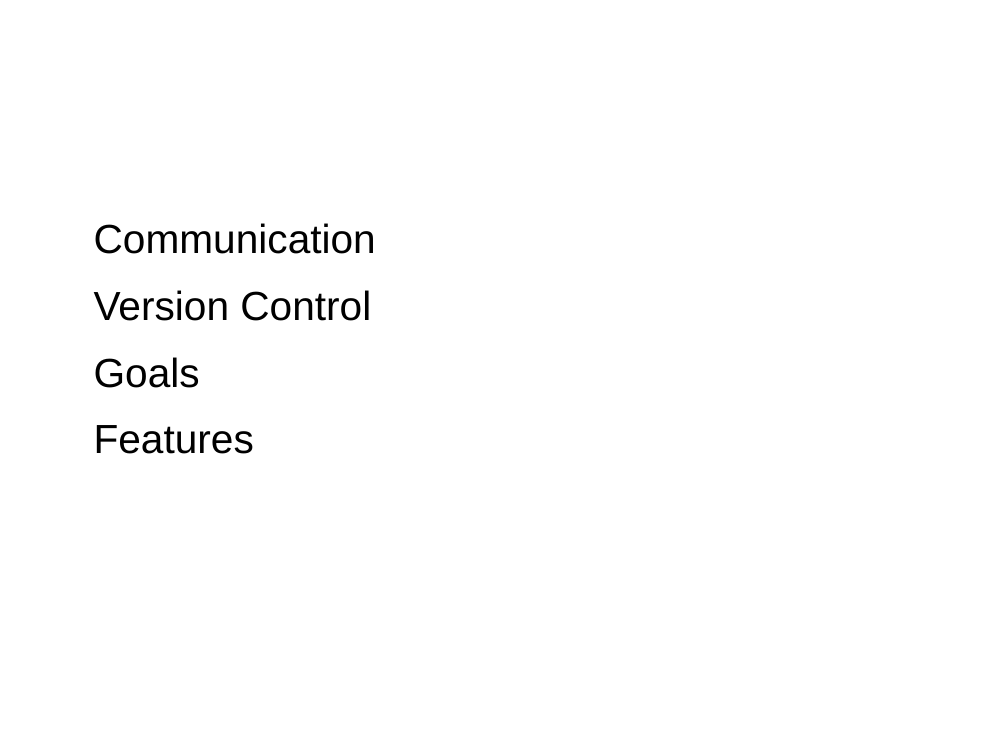
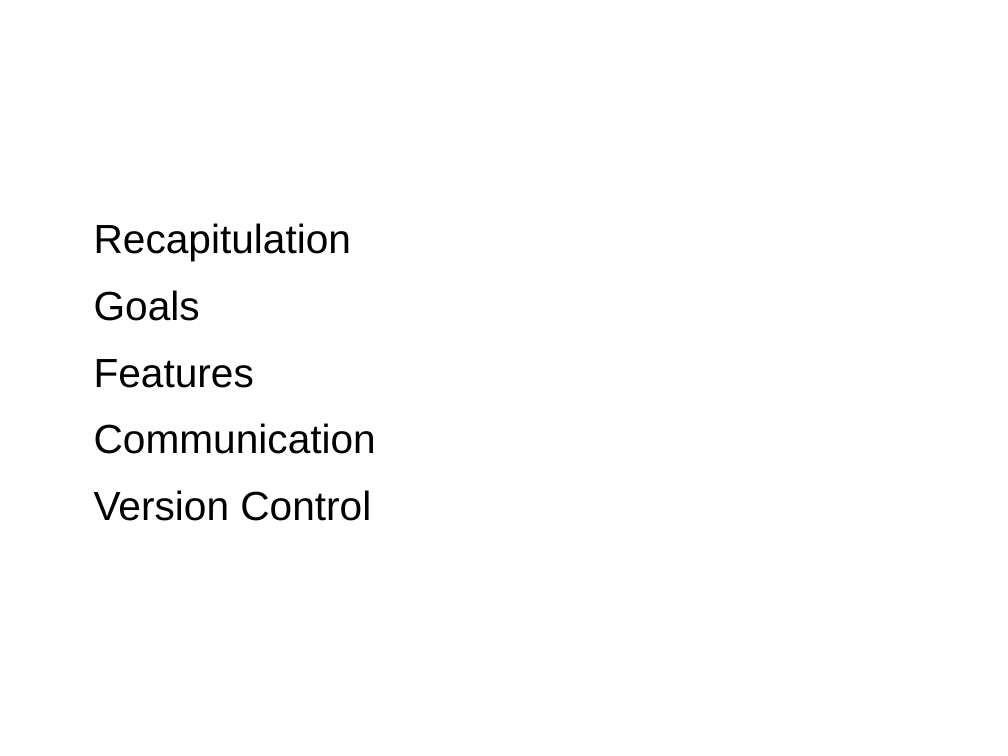
Before and after one commit to szyuGH/StarrockGame, a slide deck: slide 2 of Docs/PresentationPrototype2/PrototypePresentation2.odp. Drawn at 1008x756 pixels with LibreOffice and Linux fonts; fonts in the diff are those of the drawing; background and template pictures are left out. Boxes give left, top, right and bottom in pixels: in the first picture for what was removed or moved away, otherwise in the second. Text is boxed around its words. In the diff, an @@ line names an element or a change of style, - is before the commit and + after.

Commit message:
updated presentation

```diff
--- a/Docs/PresentationPrototype2/PrototypePresentation2.odp
+++ b/Docs/PresentationPrototype2/PrototypePresentation2.odp
@@ text at [94,223,351,388]: paragraphs added @@
+● Recapitulation
+● Goals
+● Features
@@ text at [94,357,254,454]: paragraphs removed @@
-● Goals
-● Features
```
Also in this commit, not shown: 6 slides added, 9 other files.
